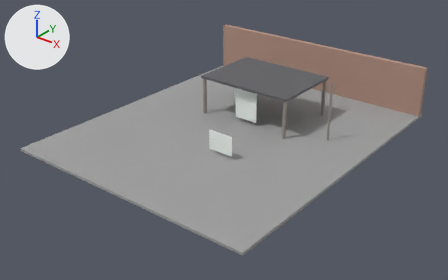
Before and after pictures for a commit that changed the glTF model assets/models/rain_glass_fixture.gltf.
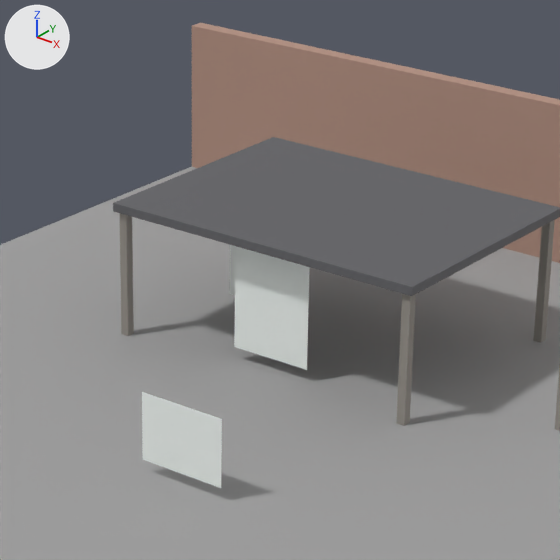
Old and new are each drawn whole from a camera (50 mm lens) standing at (26.35, -34.04, 20.0) and looking at (0.18, -1.33, -0.28) and again close up on the part from 38% to 73% of the width and 6% to 63% of the height. Lighting does not change. The marker at upper left points along +X, +Y and +Z. The first two pictures are the older version. Where no turn or scale is listed for an object, it has been applied to the vertices.

Names of what the first close-up shows: 'ground_porous', 'ground_sealed', 'pane_edge', 'pane_open', 'post_a', 'post_b', 'post_d', 'roof', 'wall' and 2 more.
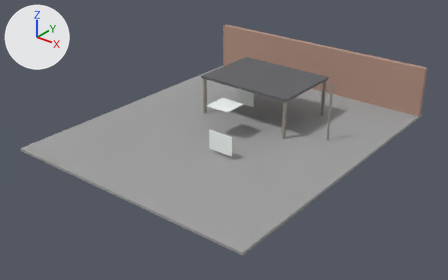
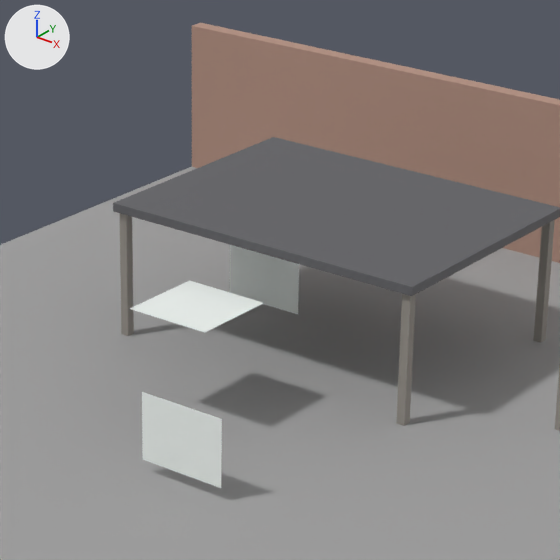
Commit message: rain: the inner-face glass arm reads a glass canopy from below

Changed parts and their boxes [x1, y1, x2, y2] in the close-ups (560 x 560 px):
'pane_edge', moved, rescaled (76% wider, 58% shorter)
    before: [234, 246, 309, 370]
    after: [130, 281, 263, 333]
'pane_covered', unchanged, uncovered by the edit
    before: [230, 245, 235, 295]
    after: [230, 245, 299, 314]

The change, as a diff of the scene's bpy script:
```diff
--- a/assets/models/rain_glass_fixture.gltf.py
+++ b/assets/models/rain_glass_fixture.gltf.py
@@ ob_pane_edge @@
 ob_pane_edge = bpy.data.objects.new('pane_edge', me_rain_glass)
-ob_pane_edge.location = (0.0, 1.6, 1.55)
-ob_pane_edge.scale = (2.0, 0.006, 2.5)
+ob_pane_edge.location = (0.0, -1.0, 2.4)
+ob_pane_edge.scale = (2.0, 2.0, 0.006)
```
